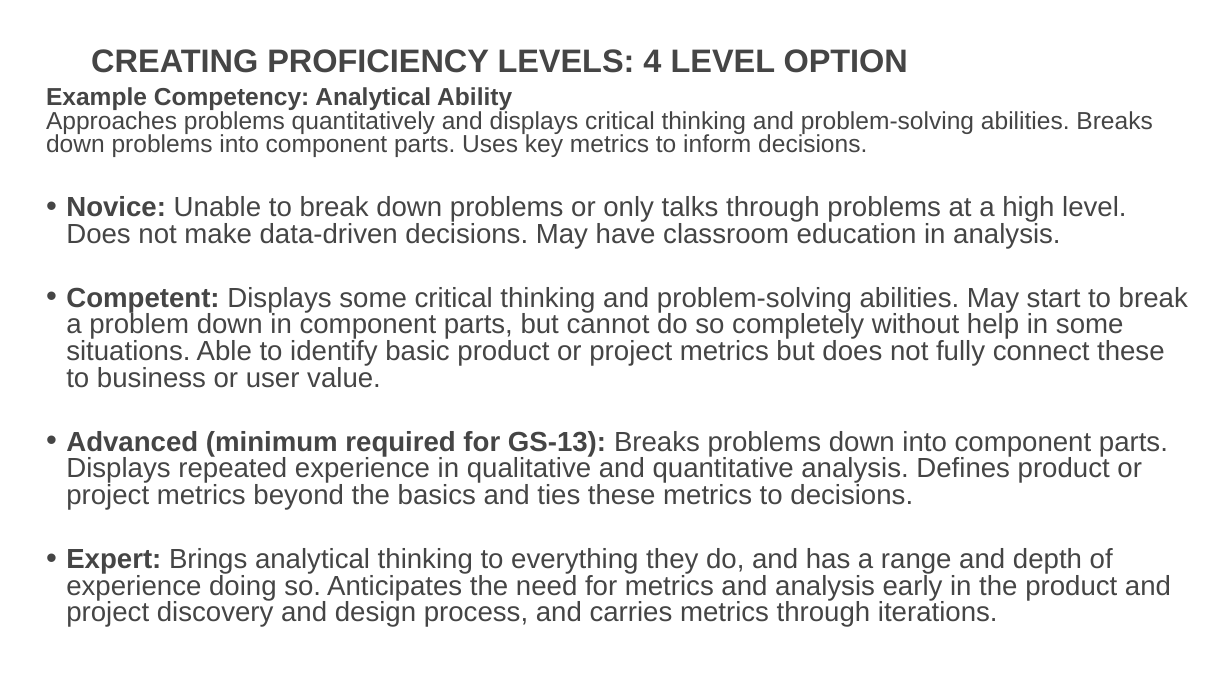
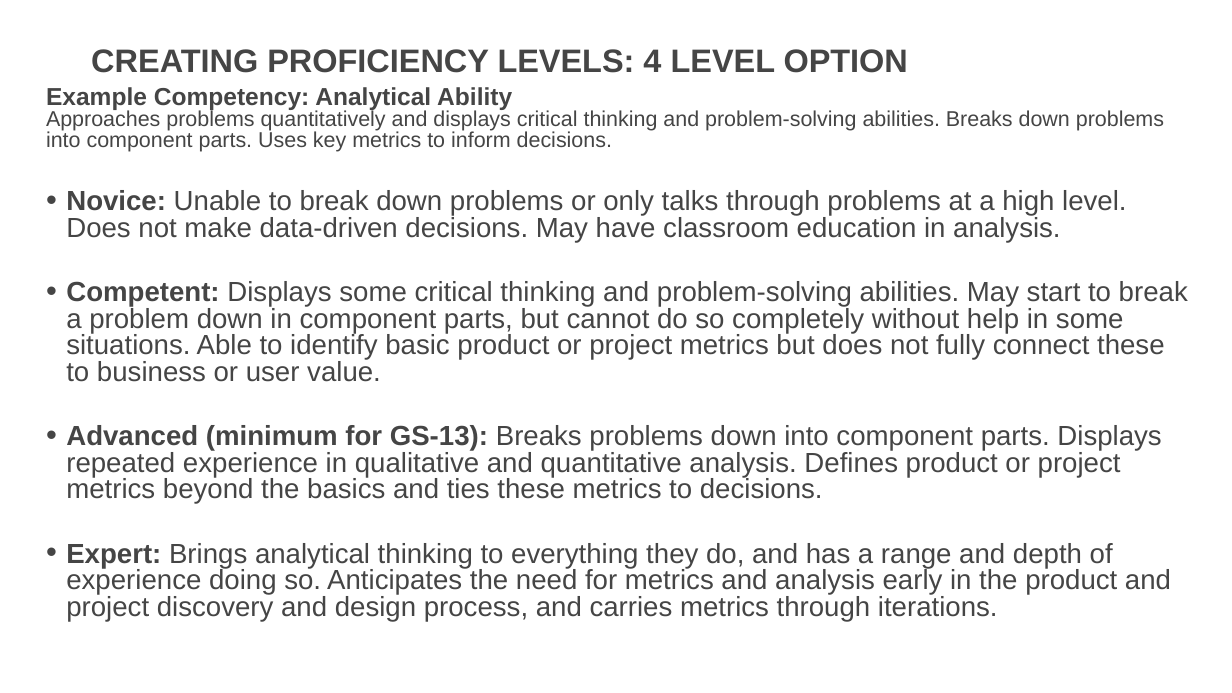
Before and after one commit to usds/SME-QA-Website, a slide deck: slide 29 of toolkit/job-analysis/job-analysis-presentation.pptx (slide 23 before the commit). Drawn at 1232x693 pixels with LibreOffice and Linux fonts; fonts in the diff are those of the drawing. Boxes give left, top, right and bottom in pixels: in the first picture for what was removed or moved away, otherwise in the second. Text is boxed around its words. In the diff, an @@ line names an element or a change of style, - is before the commit and + after.

Commit message:
update job analysis presso

```diff
--- a/toolkit/job-analysis/job-analysis-presentation.pptx
+++ b/toolkit/job-analysis/job-analysis-presentation.pptx
@@ text at (46, 87, 1164, 152): size 27.2 to 23.8 pt in "Approaches problems quantitatively and displays critical thi ..." @@
@@ text at (66, 425, 1161, 504): text changed @@
-• Advanced (minimum required for GS-13): Breaks problems down into component parts. Displays repeated experience in qualitative and quantitative analysis. Defines product or project metrics beyond the basics and ties these metrics to decisions.
+• Advanced (minimum for GS-13): Breaks problems down into component parts. Displays repeated experience in qualitative and quantitative analysis. Defines product or project metrics beyond the basics and ties these metrics to decisions.
```
Also in this commit, not shown: 29 other slides changed, 11 slides added, 1 slide removed, 1 other file.
